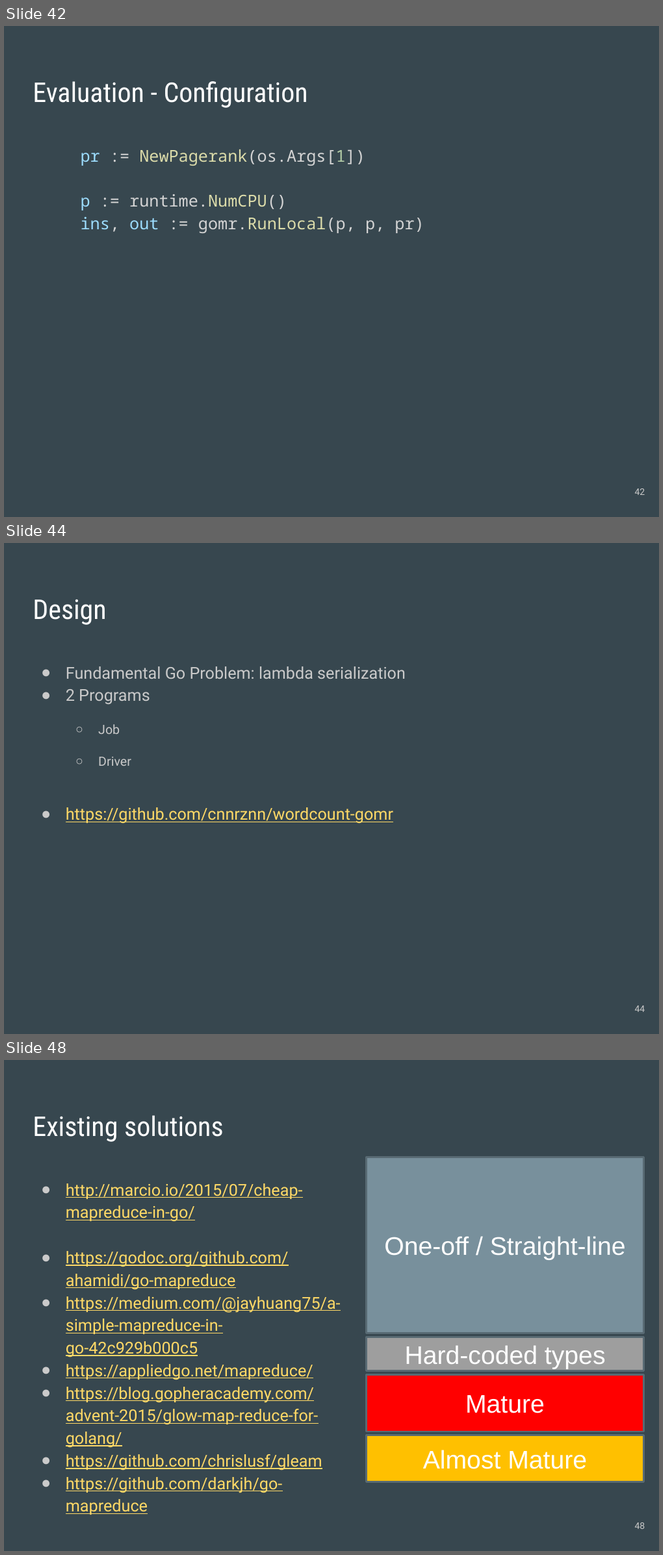
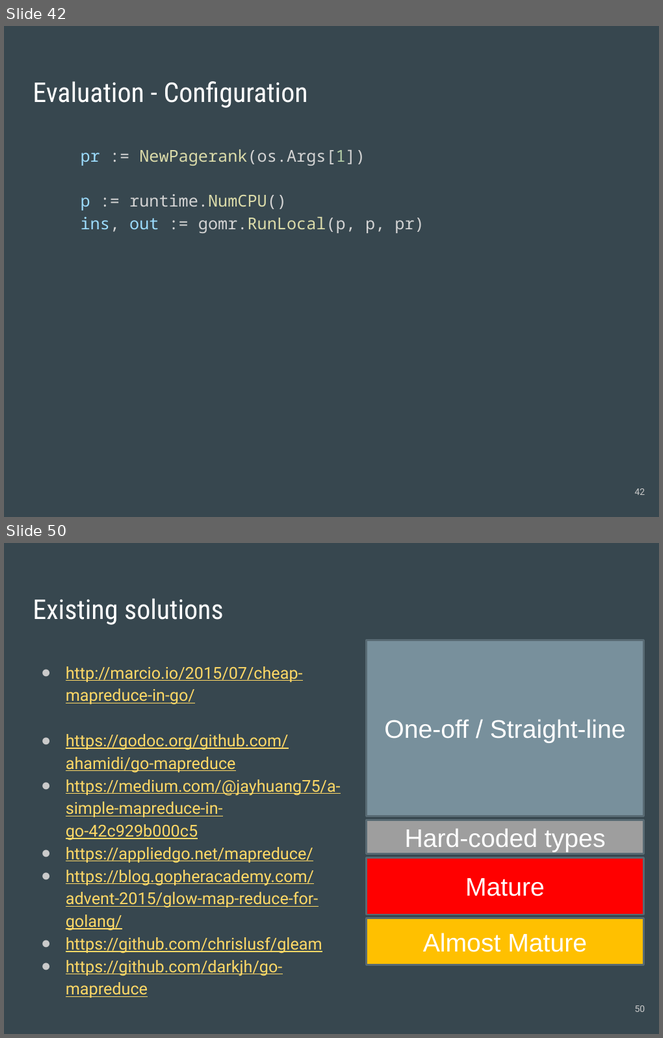
Before and after one commit to cnnrznn/cnnrznn.github.io, a slide deck: files/GoMR/slides-distributed.pptx. Shown one above the other, each under a label of ours: slides 42, 44 and 48 before the commit, slides 42 and 50 after it; the slides between them are not shown. The pictures are 663x1555 and 663x1038 pixels, drawn with LibreOffice and Linux fonts; fonts in the diff are those of the drawing. Boxes give left, top, right and bottom in pixels: in the first picture for what was removed or moved away, otherwise in the second. Text is boxed around its words. In the diff, an @@ line names an element or a change of style, - is before the commit and + after.

```diff
--- a/files/GoMR/slides-distributed.pptx
+++ b/files/GoMR/slides-distributed.pptx
@@ slide 44 removed at bbox=[4, 543, 659, 1034], background #37474F @@
@@ title removed at bbox=[33, 600, 106, 625] @@
-Design
@@ text removed at bbox=[66, 667, 406, 824] @@
-● Fundamental Go Problem: lambda serialization
-● 2 Programs
-  ○ Job
-  ○ Driver
-● https://github.com/cnnrznn/wordcount-gomr
@@ page number removed at bbox=[635, 1006, 646, 1012] @@
-44
@@ what was slide 48 is now slide 50 @@
@@ page number at bbox=[635, 1006, 646, 1012]: text changed @@
-48
+50
```
Also in this commit, not shown: 10 slides changed, 4 slides added.
